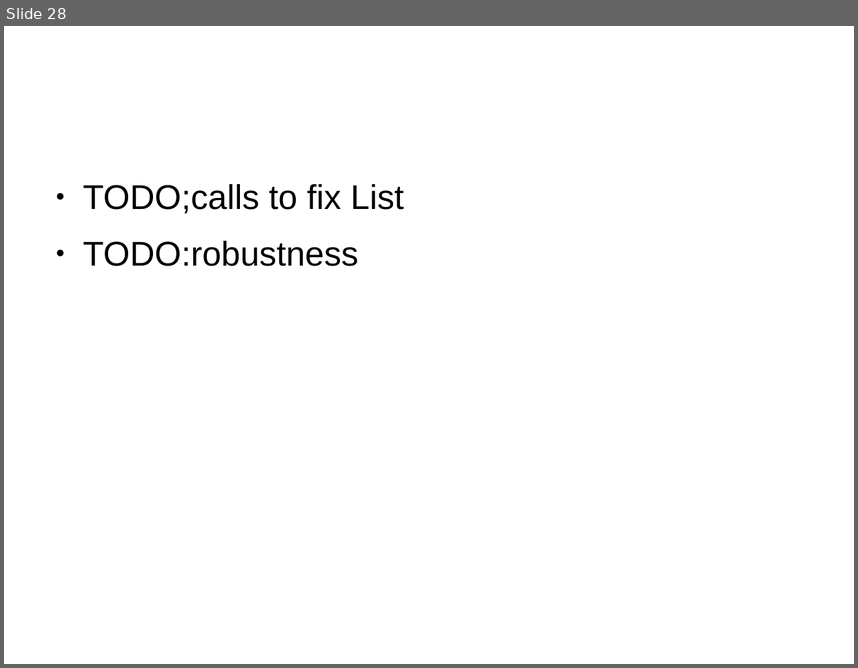
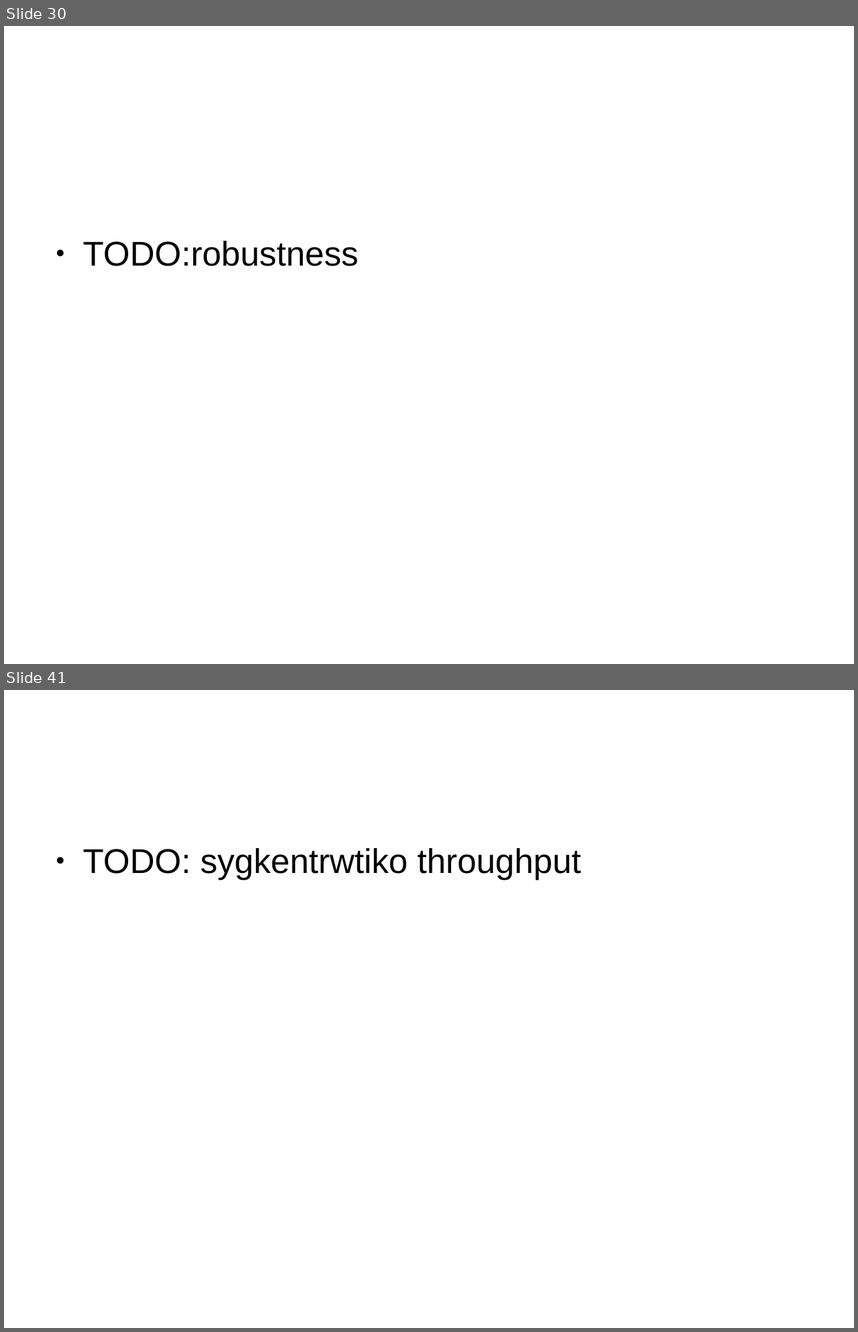
Before and after one commit to mpastyl/my_thesis, a slide deck: presentation.odp. Shown one above the other, each under a label of ours: slide 28 before the commit, slides 30 and 41 after it; the slides between them are not shown. The pictures are 858x668 and 858x1332 pixels, drawn with LibreOffice and Linux fonts; fonts in the diff are those of the drawing. Boxes give left, top, right and bottom in pixels: in the first picture for what was removed or moved away, otherwise in the second. Text is boxed around its words. In the diff, an @@ line names an element or a change of style, - is before the commit and + after.

```diff
--- a/presentation.odp
+++ b/presentation.odp
@@ slide 41 added at <box>4,690,854,1328</box>, background #FFFFFF @@
@@ text added at <box>83,848,581,880</box>, 32 pt, text #000000 @@
+● TODO: sygkentrwtiko throughput
@@ what was slide 28 is now slide 30 @@
@@ slide 30 changed as well @@
@@ text at <box>83,184,404,214</box>: paragraph removed @@
-● TODO;calls to fix List
```
Also in this commit, not shown: 3 other slides changed, 12 other slides added.
